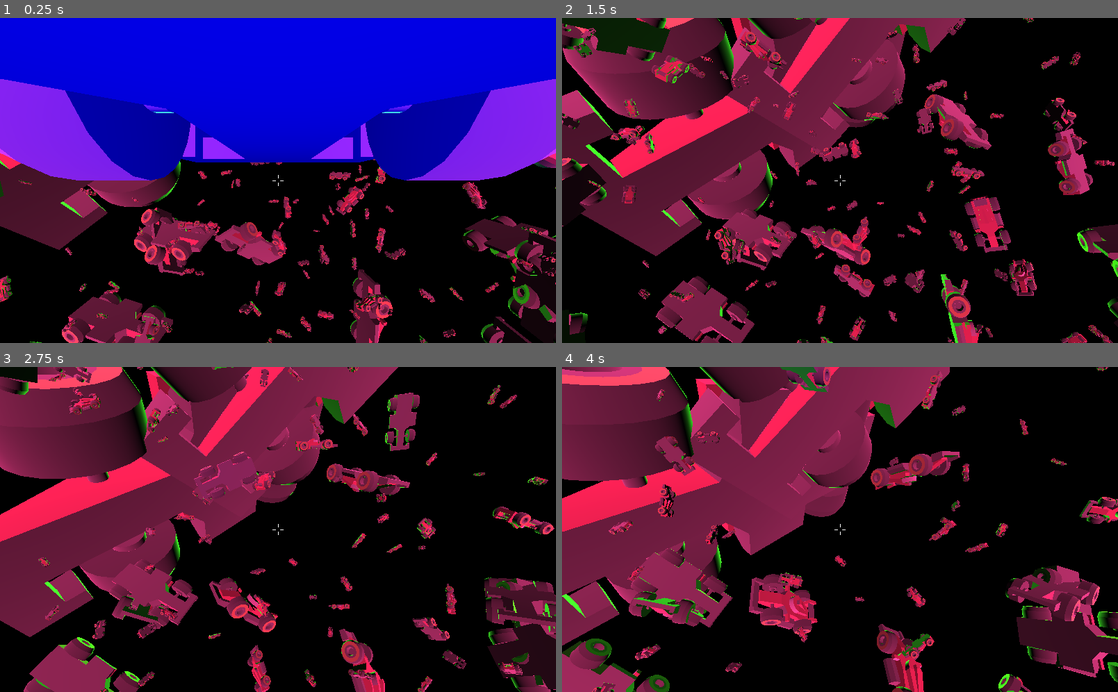
Above: before the commit, frames 1-4 (two rows, left to right).
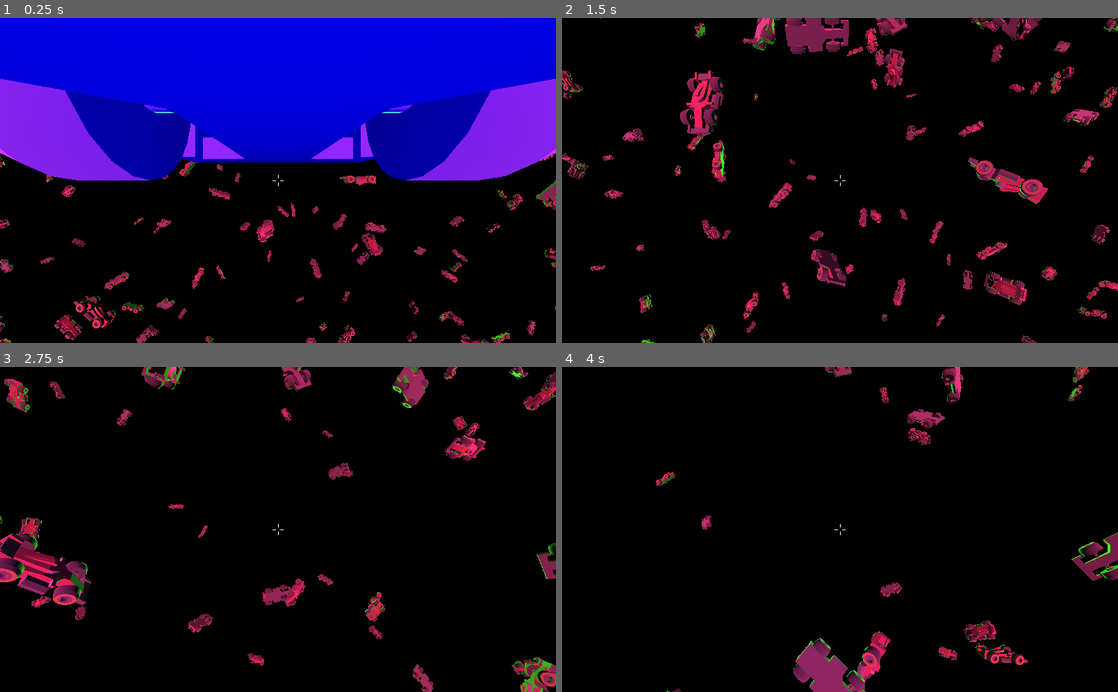
Above: after the commit, the same moments.

Repository: kiwily/game-jam-brackeys-2022
Game: Godot game, scene res://world/world.tscn
Same seed, same stepped clock (60 frames per second), same inputs: the game is played once before the commit and once after it.
Inputs (mouse positions are in pixels of both pictures, inside the frame that each line leads up to):
- Up to frame 1 (0.25 s): no input
- Up to frame 2 (1.5 s): move the mouse to (867, 180) at 0.52 s; hold W (forward) from 0.53 s (still down); click (867, 180) at 0.6 s; move the mouse to (812, 180) at 1.27 s; click (812, 180) at 1.35 s
- Up to frame 3 (2.75 s): keep holding W (forward); move the mouse to (289, 523) at 2.02 s; click (289, 523) at 2.1 s
- Up to frame 4 (4 s): keep holding W (forward); move the mouse to (834, 536) at 2.77 s; click (834, 536) at 2.85 s; move the mouse to (878, 532) at 3.52 s; click (878, 532) at 3.6 s

The runs differ from the first frame. In frame 1, 17% of the frame differs, in the area x 0-100%, y 41-100%; in frame 2, 47%; in frame 3, 49%; in frame 4, 51%, in the area x 0-100%, y 0-100%.

Commit message:
Add target manager managable

Diff:
--- a/project/player/player.gd
+++ b/project/player/player.gd
@@ -72,6 +72,3 @@
 	if event is InputEventMouseMotion and Input.get_mouse_mode() == Input.MOUSE_MODE_CAPTURED:
 		camera.rotate_x(deg2rad(event.relative.y * mouse_sensitivity * -1))
 		rotate_y(deg2rad(event.relative.x * mouse_sensitivity * -1))
-		var camera_rot : Vector3 = camera.rotation_degrees
-		camera_rot.x = clamp(camera_rot.x, -70, 70)
-		camera.rotation_degrees = camera_rot
--- a/project/player/player.tscn
+++ b/project/player/player.tscn
@@ -9,7 +9,7 @@
 script = ExtResource( 1 )
 
 [node name="Camera" type="Camera" parent="."]
-far = 8192.0
+far = 5000.0
 
 [node name="CollisionShape" type="CollisionShape" parent="."]
 shape = SubResource( 1 )
--- a/project/target-manager/target-manager.gd
+++ b/project/target-manager/target-manager.gd
@@ -1,44 +1,58 @@
 extends Spatial
 
+export (PackedScene) var object_scene : PackedScene
+export (float) var object_scale : float = 1
 
-# Declare member variables here. Examples:
-var max_x: int = 50
-var max_y: int = 50
-var max_z: int = 50
+export (int) var number_of_target : int = 1000
+
+export (Vector3) var maximum_spawn_distance : Vector3 = Vector3(50, 50, 50)
+
+export (Vector3) var minimum_rayon : Vector3 = Vector3(0, 0, 0)
+export (Vector3) var maximum_rayon : Vector3 = Vector3(20, 20, 20)
+
+export (float) var maximum_rotation_velocity : float = .5
+export (float) var maximum_velocity : float = .1
+
 export (PackedScene) var target_scene: PackedScene
 
 var rng = RandomNumberGenerator.new()
-# Called when the node enters the scene tree for the first time.
+
 func _ready():
-	for i in range(1000):
-		var a = target_scene.instance()
-		a.pos_bound = 20
-		a.pos_min = 0
-		a.rot_bound = 0.5
-		a.speed_bound = 0.1
-		a.transform.origin.x = rng.randf_range(-max_x, max_x)
-		a.transform.origin.y = rng.randf_range(-max_y, max_y)
-		a.transform.origin.z = rng.randf_range(-max_z, max_z)
-		a.scale_ = 1
-		add_child(a)
-	for i in range(50):
-		var a = target_scene.instance()
-		a.pos_bound = 20
-		a.pos_min = 200
-		a.rot_bound = 0.2
-		a.speed_bound = 0.04
-		a.scale_ = 40
-		add_child(a)
-	for i in range(2):
-		var a = target_scene.instance()
-		a.pos_bound = 20
-		a.pos_min = 500
-		a.rot_bound = 0.01
-		a.speed_bound = 20
-		a.scale_ = 500
-		add_child(a)
+	for i in range(number_of_target):
+		add_target_at_random()
 
+func add_target_at_random() -> void:
+	var target : Spatial = target_scene.instance()
+	# Translate target
+	target.translate(Vector3(
+		rand_range(-maximum_spawn_distance.x, maximum_spawn_distance.x),
+		rand_range(-maximum_spawn_distance.y, maximum_spawn_distance.y),
+		rand_range(-maximum_spawn_distance.z, maximum_spawn_distance.z)
+	))
+	# Target rayons
+	var target_rayons : Vector3 = Vector3(
+		rand_range(minimum_rayon.x, maximum_rayon.x),
+		rand_range(minimum_rayon.y, maximum_rayon.y),
+		rand_range(minimum_rayon.z, maximum_rayon.z)
+	)
 
-# Called every frame. 'delta' is the elapsed time since the previous frame.
-#func _process(delta):
-#	pass
+	# Velocity
+	var target_velocities : Vector3 = Vector3(
+		atan(maximum_velocity * rng.randfn() / (1 + target_rayons.x)),
+		atan(maximum_velocity * rng.randfn() / (1 + target_rayons.y)),
+		atan(maximum_velocity * rng.randfn() / (1 + target_rayons.z))
+	)
+
+	var target_rotation_velocities : Vector3 = Vector3(
+		maximum_rotation_velocity * rng.randfn(),
+		maximum_rotation_velocity * rng.randfn(),
+		maximum_rotation_velocity * rng.randfn()
+	)
+
+	add_child(target)
+
+	target.object = object_scene.instance()
+	target.add_child(target.object)
+
+	target.init_object_movement(target_rayons, target_velocities, target_rotation_velocities)
+	target.object.global_scale(Vector3(object_scale, object_scale, object_scale))
--- a/project/target/target.gd
+++ b/project/target/target.gd
@@ -1,61 +1,38 @@
 extends Spatial
 
-var rng = RandomNumberGenerator.new()
+var object : Spatial
 
-# Declare member variables here. Examples:
+# Velocities on rayons
+var velocities : Vector3
 
-onready var object : Spatial = $Race
+# Rotation velocities
+var rotation_velocities : Vector3
 
-export (float) var speed_bound: float
-export (float) var pos_min: float
-export (float) var pos_bound: float
-export (float) var rot_bound: float
-export (int) var scale_: int
+func _ready() -> void:
+	set_process(false)
 
-var speed_x
-var speed_y
-var speed_z
+func init_object_movement(rayons : Vector3, new_velocities : Vector3, new_rotation_velocities : Vector3) -> void:
+	# Rayons
+	object.translate(rayons)
 
-var pos_x
-var pos_y
-var pos_z
+	# Random initial deplacement
+	rotate_x(rand_range(0, 2 * PI))
+	rotate_y(rand_range(0, 2 * PI))
+	rotate_z(rand_range(0, 2 * PI))
 
-var rot_x
-var rot_y
-var rot_z
+	# Set velocities
+	velocities = new_velocities
+	rotation_velocities = new_rotation_velocities
 
-# Called when the node enters the scene tree for the first time.
-func _ready():
-	rng.randomize()
-	pos_x = pos_min + pos_bound * rng.randfn()
-	pos_y = pos_min + pos_bound * rng.randfn()
-	pos_z = pos_min + pos_bound * rng.randfn()
+	set_process(true)
 
-	object.transform.origin.x = pos_x
-	object.transform.origin.y = pos_y
-	object.transform.origin.z = pos_z
+func _process(delta):
+	# Move object around a elliptic trajectory
+	rotate_x(velocities.x * delta)
+	rotate_y(velocities.y * delta)
+	rotate_z(velocities.z * delta)
 
-	object.global_scale(Vector3(scale_, scale_, scale_))
-
-	rotate_x(rng.randf_range(0, 2 * PI))
-	rotate_y(rng.randf_range(0, 2 * PI))
-	rotate_z(rng.randf_range(0, 2 * PI))
-
-	speed_x = atan(speed_bound * rng.randfn() / (1 + pos_x))
-	speed_y = atan(speed_bound * rng.randfn() / (1 + pos_y))
-	speed_z = atan(speed_bound * rng.randfn() / (1 + pos_z))
-
-	rot_x = rot_bound * rng.randfn()
-	rot_y = rot_bound * rng.randfn()
-	rot_z = rot_bound * rng.randfn()
-
-
-# Called every frame. 'delta' is the elapsed time since the previous frame.
-func _process(delta):
-	rotate_x(speed_x*delta)
-	rotate_y(speed_y*delta)
-	rotate_z(speed_z*delta)
-
-	object.rotate_x(rot_x*delta)
-	object.rotate_y(rot_y*delta)
-	object.rotate_z(rot_z*delta)
+	# Rotate object
+	object.rotate_x(rotation_velocities.x * delta)
+	object.rotate_y(rotation_velocities.y * delta)
+	object.rotate_z(rotation_velocities.z * delta)
--- a/project/target/target.tscn
+++ b/project/target/target.tscn
@@ -1,9 +1,6 @@
-[gd_scene load_steps=3 format=2]
+[gd_scene load_steps=2 format=2]
 
 [ext_resource path="res://target/target.gd" type="Script" id=1]
-[ext_resource path="res://assets/graphics/race.glb" type="PackedScene" id=2]
 
 [node name="Target" type="Spatial"]
 script = ExtResource( 1 )
-
-[node name="Race" parent="." instance=ExtResource( 2 )]
--- a/project/world/world.gd
+++ b/project/world/world.gd
@@ -5,6 +5,10 @@
 
 onready var audio_stream_player : AudioStreamPlayer = $AudioStreamPlayer
 
+func launch_start() -> void:
+	# Place target at random
+	pass
+
 func _process(delta):
 	var player_to_target : Vector3 = (target.global_transform.origin - player.global_transform.origin).normalized()
 	var player_direction : Vector3 = - player.camera.global_transform.basis.z.normalized()
--- a/project/world/world.tscn
+++ b/project/world/world.tscn
@@ -14,8 +14,6 @@
 
 [node name="World" type="Spatial"]
 script = ExtResource( 4 )
-
-[node name="TargetManager" parent="." instance=ExtResource( 2 )]
 
 [node name="Player" parent="." instance=ExtResource( 5 )]
 
@@ -38,3 +36,26 @@
 autoplay = true
 
 [node name="Target" parent="." instance=ExtResource( 1 )]
+
+[node name="Unreals" type="Spatial" parent="."]
+
+[node name="Near" parent="Unreals" instance=ExtResource( 2 )]
+object_scene = ExtResource( 1 )
+
+[node name="Medium" parent="Unreals" instance=ExtResource( 2 )]
+object_scene = ExtResource( 1 )
+object_scale = 25.0
+number_of_target = 50
+minimum_rayon = Vector3( 180, 180, 180 )
+maximum_rayon = Vector3( 220, 220, 220 )
+maximum_rotation_velocity = 0.2
+maximum_velocity = 0.04
+
+[node name="Far" parent="Unreals" instance=ExtResource( 2 )]
+object_scene = ExtResource( 1 )
+object_scale = 500.0
+number_of_target = 2
+minimum_rayon = Vector3( 480, 480, 480 )
+maximum_rayon = Vector3( 520, 520, 520 )
+maximum_rotation_velocity = 0.01
+maximum_velocity = 20.0
